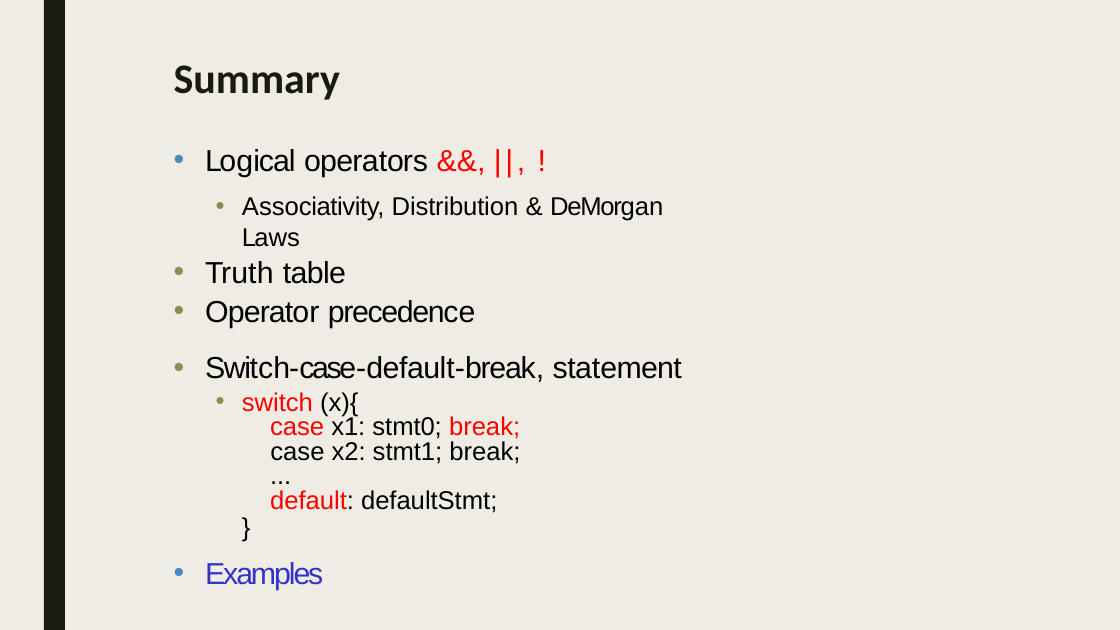
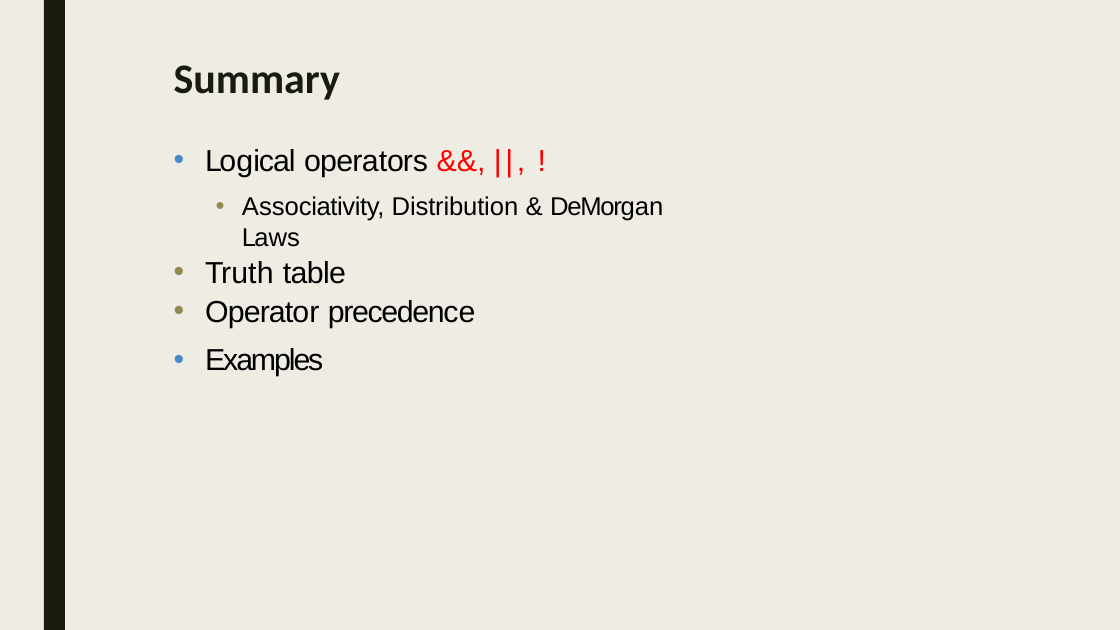
Before and after one commit to sayyidkhan/web_intro_2022, a slide deck: slide 2 of ppt/3_Logic Algo.pptx. Drawn at 1120x630 pixels with LibreOffice and Linux fonts; fonts in the diff are those of the drawing. Boxes give left, top, right and bottom in pixels: in the first picture for what was removed or moved away, otherwise in the second. Text is boxed around its words. In the diff, an @@ line names an element or a change of style, - is before the commit and + after.

```diff
--- a/ppt/3_Logic Algo.pptx
+++ b/ppt/3_Logic Algo.pptx
@@ text "Logical operators &&, ||, !" at <box>205,149,663,328</box>: text colour #3333CC to #000000 in "Examples" @@
@@ text at <box>205,356,682,513</box>: paragraphs removed @@
-• Switch-case-default-break, statement
-  • switch (x){
-case x1: stmt0; break;
-case x2: stmt1; break;
-...
-default: defaultStmt;
-}
```
Also in this commit, not shown: 7 other slides changed, 3 slides added, 44 slides removed, 7 other files.
